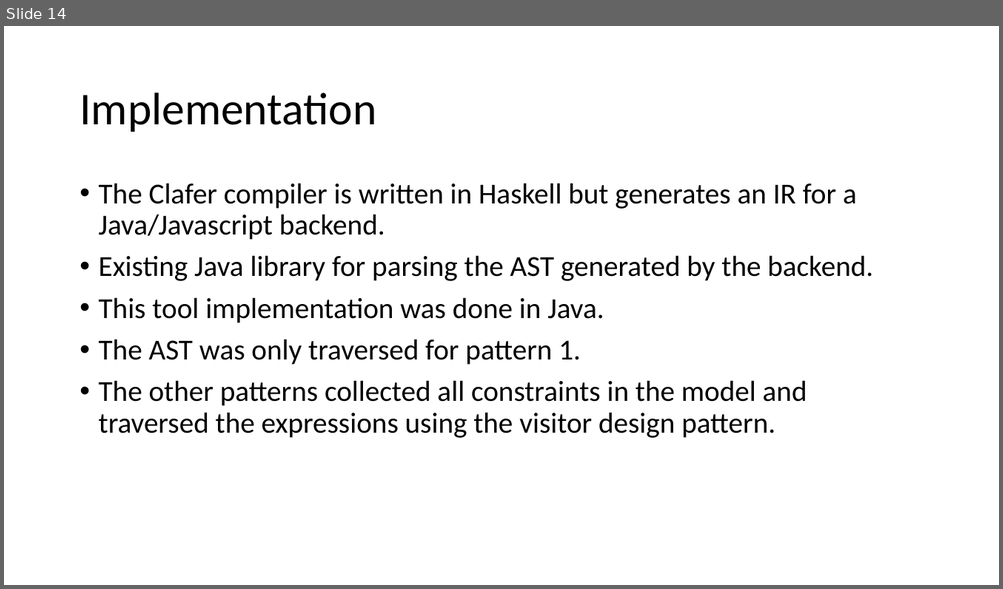
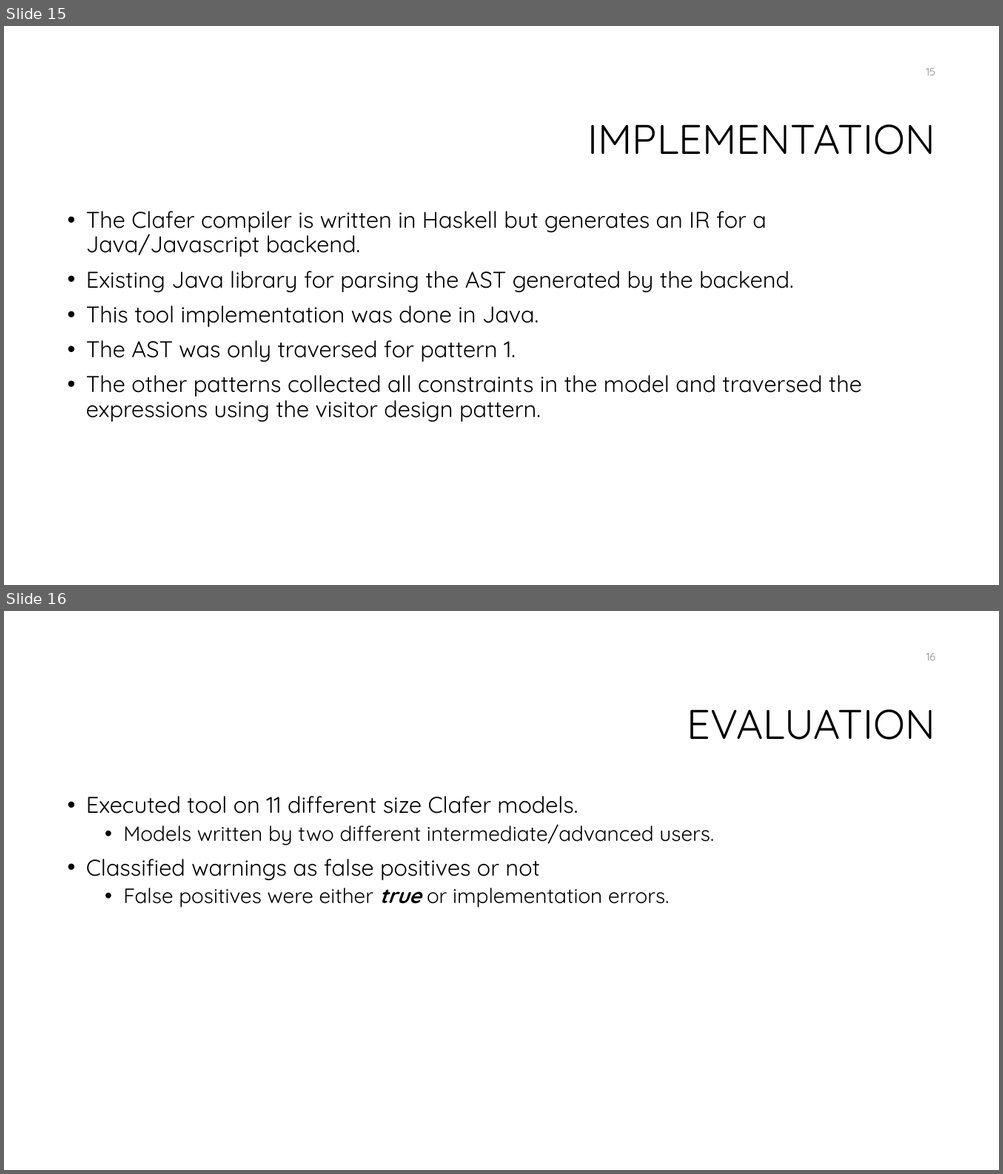
Before and after one commit to ross2jd/ECE654_Project, a slide deck: Presentation.pptx. Shown one above the other, each under a label of ours: slide 14 before the commit, slides 15 and 16 after it. The pictures are 1003x589 and 1003x1174 pixels, drawn with LibreOffice and Linux fonts; fonts in the diff are those of the drawing; background and template pictures are left out. Boxes give left, top, right and bottom in pixels: in the first picture for what was removed or moved away, otherwise in the second. Text is boxed around its words. In the diff, an @@ line names an element or a change of style, - is before the commit and + after.

```diff
--- a/Presentation.pptx
+++ b/Presentation.pptx
@@ slide 16 added at (4,611,999,1170), background #FFFFFF @@
@@ page number added at (926,652,936,661), 10.5 pt, text #8C8C8C @@
+16
@@ title added at (686,709,935,740), 40 pt, text #000000 @@
+EVALUATION
@@ text added at (86,796,714,908), 20 pt, text #000000 @@
+• Executed tool on 11 different size Clafer models.
+  • Models written by two different intermediate/advanced users.
+• Classified warnings as false positives or not
+  • False positives were either true or implementation errors.
@@ what was slide 14 is now slide 15 @@
@@ slide 15 changed as well @@
@@ page number added at (925,68,935,76), 10.5 pt, text #8C8C8C @@
+15
@@ title at (588,124,936,155): text changed; size 44 to 40 pt; font Calibri to Quicksand @@
-Implementation
+IMPLEMENTATION
@@ text "The Clafer compiler is written ...": place and size @@
-text "The Clafer compiler is written ..." at (99,183,873,438)
+text "The Clafer compiler is written ..." at (86,211,862,422)
@@ text "The Clafer compiler is written ..." at (86,211,862,422): size 28 to 22 pt, font Calibri to Quicksand @@
```
Also in this commit, not shown: 16 other slides changed, 1 other slide added, 1 slide removed, 5 other files.
